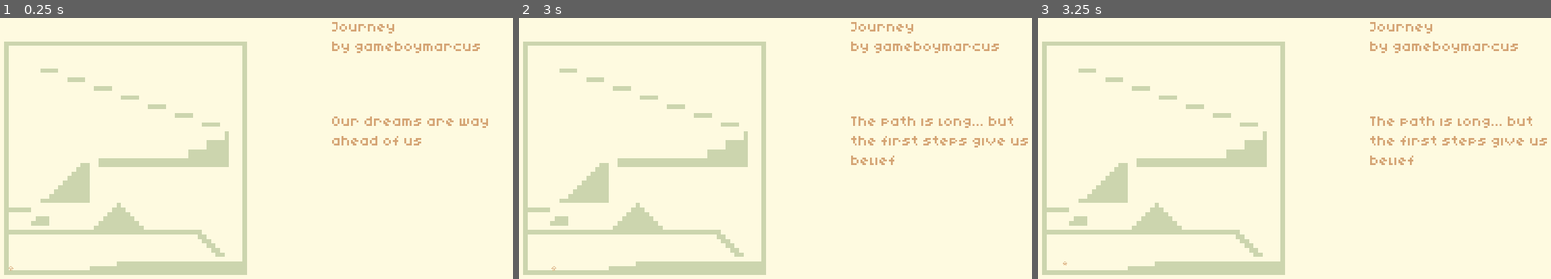
Above: before the commit, frames 1-3 (left to right).
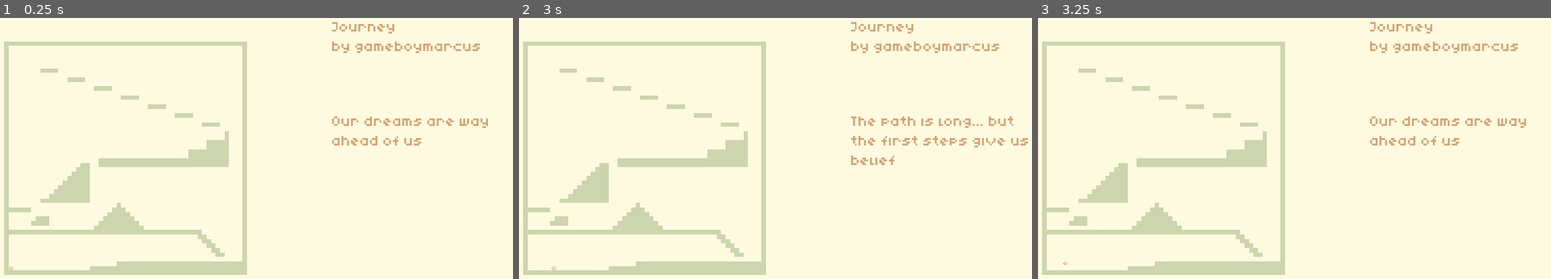
Above: after the commit, the same moments.

Repository: msanatan/Journey
Game: Godot game, scene res://scenes/Main.tscn
Two runs of this game, one before a commit and one after it. Both use one fixed random seed, a clock stepped at 60 frames per second and the inputs below.
Inputs:
- Up to frame 1 (0.25 s): no input
- Up to frame 2 (3 s): tap Enter at 0.5, 2.75 s; hold Right (right) 0.53-2.03 s; tap Up (up) at 0.77, 1.52 s; tap Space at 1.25 s; hold Left (left) from 2.03 s (still down)
- Up to frame 3 (3.25 s): keep holding Left (left); tap Up (up) at 3.02 s

Frames 1-2 are identical in both runs. In frame 3, 1.2% of the frame differs, in the area x 64-100%, y 37-57%.

Commit message:
Fix text box not changing
We don't care if the player jumps in or not, just change the text

Diff:
--- a/scripts/StoryTrigger.gd
+++ b/scripts/StoryTrigger.gd
@@ -6,5 +6,5 @@
 
 
 func _on_StoryTrigger_body_entered(body:Node):
-    if body.name == 'Player' and body.is_on_floor():
+    if body.name == 'Player':
         emit_signal('change_story_text', story_text)
